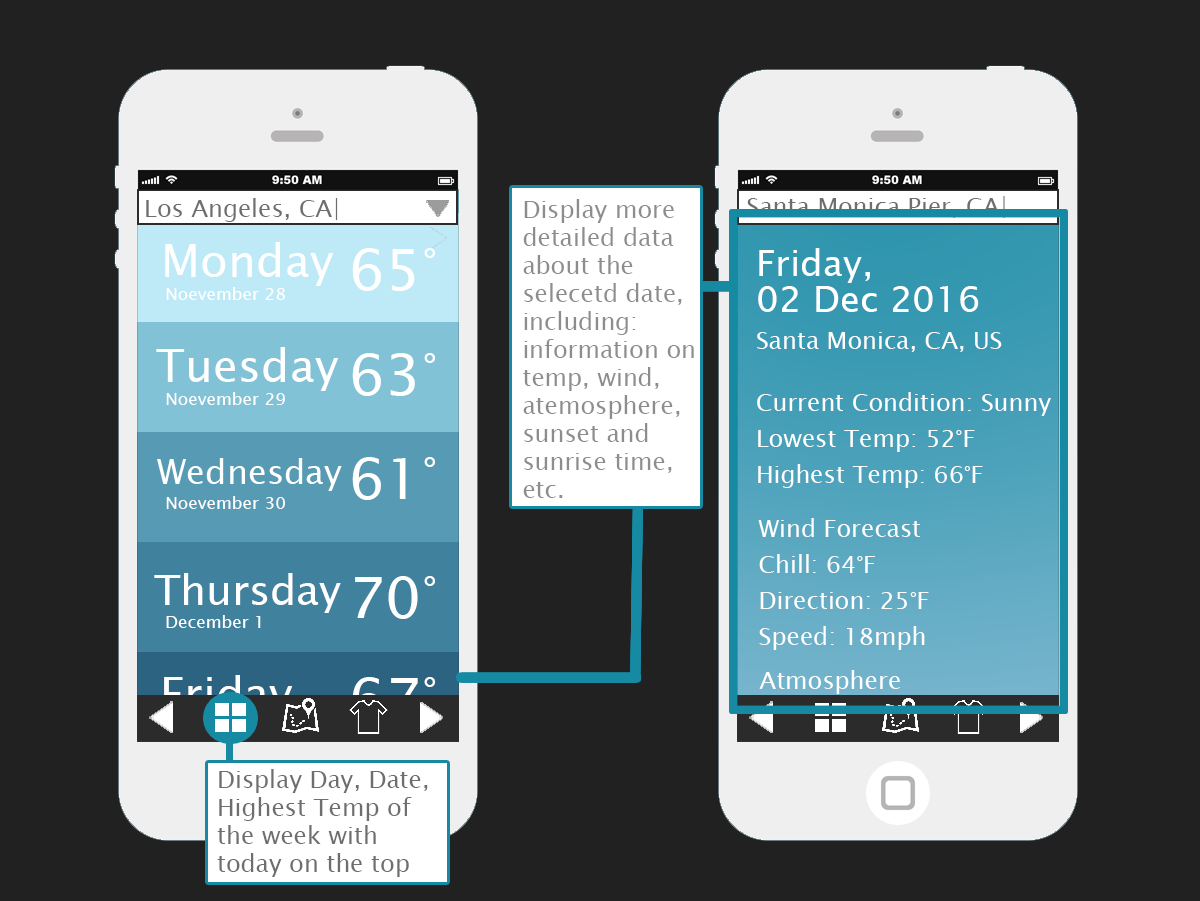
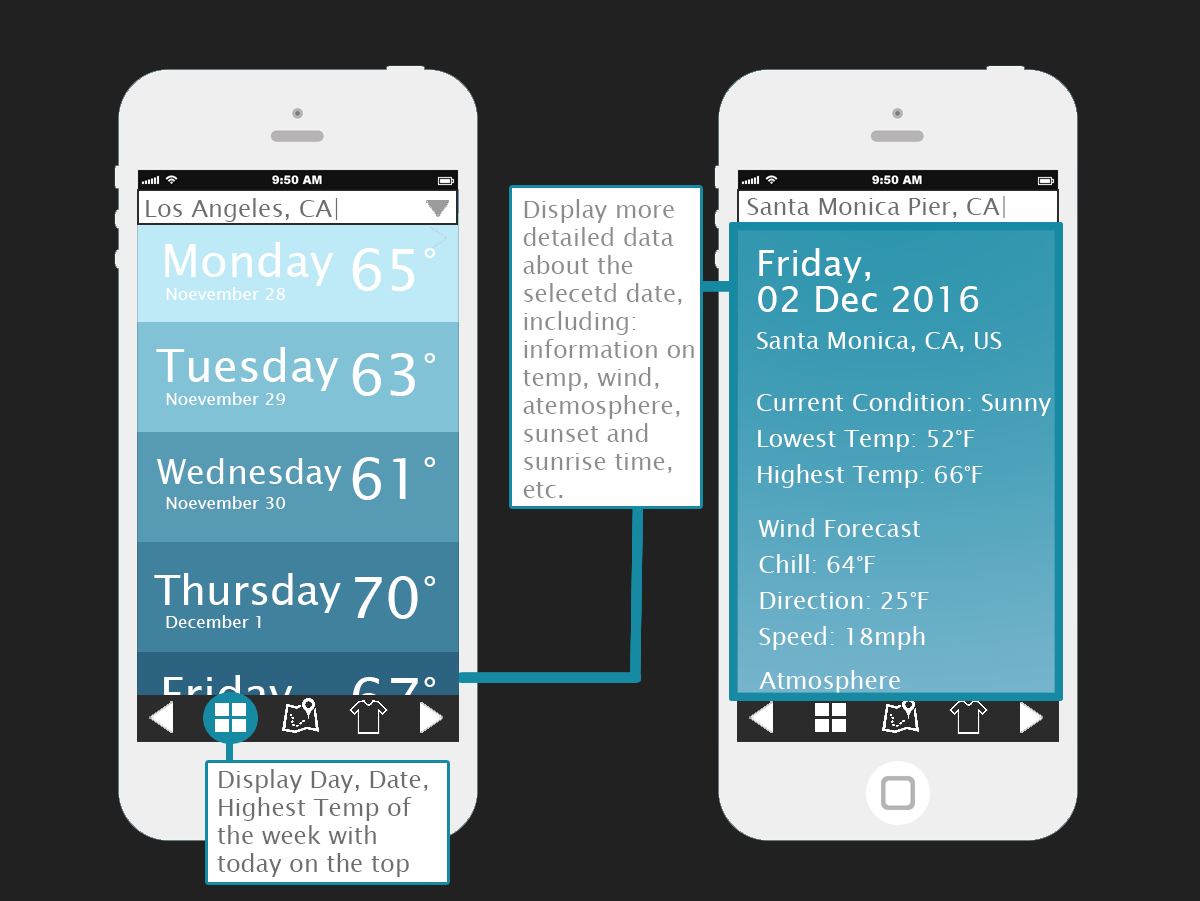
The second 1200 x 901 image is a revision of the first. Changes to its layers:
painted on "Rectangle 1" over (731, 211, 1066, 712)
added layer "Layer 5" above "Layer 4" over (456, 669, 459, 686)
